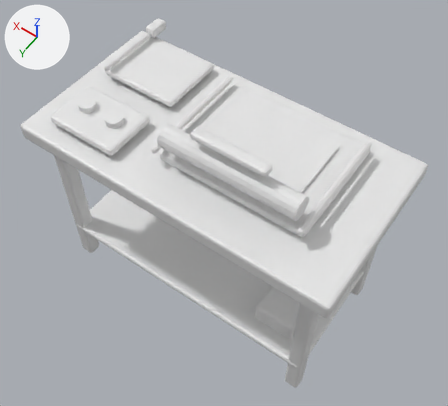
Renders of the FBX model assets/LSDStudio/Assets/Models/Bench.fbx from each side of a commit.
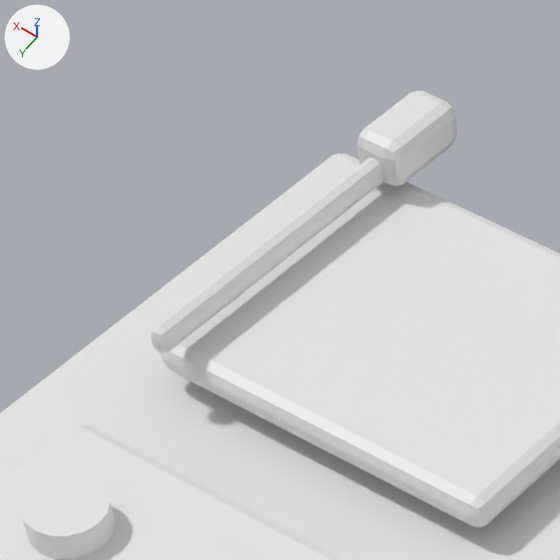
There are two pictures of each version: one whole from a 50 mm lens placed at (-0.974, 1.328, 2.624), pointed at (-0.029, 0.005, 0.545), one close up on the part from 16% to 42% of the width and 0% to 28% of the height. The lights are fixed; the arrows at upper left show +X, +Y and +Z. The last two pictures show the newer version. Where no turn or scale is listed for an object, it has been applied to the vertices.

Before the edit, the objects in view are built like this:
```python
me_cube_001 = bpy.data.meshes.new('Cube.001')
me_cube_001.from_pydata(...)  # 56 vertices, 54 faces; spans x -0.7..0.7, y -0.375..0.375, z -0.038..0.038
me_cube_001.materials.append(mat_wood)  # white #e7e7e7
me_cube_014 = bpy.data.meshes.new('Cube.014')
me_cube_014.from_pydata(...)  # 56 vertices, 54 faces; spans x -0.009..0.009, y -0.17..0.17, z -0.013..0.013
me_cube_014.materials.append(mat_steel)  # white #e7e7e7
me_cube_015 = bpy.data.meshes.new('Cube.015')
me_cube_015.from_pydata(...)  # 56 vertices, 54 faces; spans x -0.025..0.025, y -0.045..0.045, z -0.0225..0.0225
me_cube_015.materials.append(mat_accent)  # white #e7e7e7
ob_cutterarm = bpy.data.objects.new('CutterArm', me_cube_014)
ob_cutterarm.location = (0.58, -0.18, 0.959)
ob_cuttergrip = bpy.data.objects.new('CutterGrip', me_cube_015)
ob_cuttergrip.location = (0.58, -0.34, 0.966)
ob_workbenchtop = bpy.data.objects.new('WorkbenchTop', me_cube_001)
ob_workbenchtop.location = (0.0, 0.0, 0.85)
# also in view: 'CutterBase' at (0.43, -0.18, 0.919); 'CalibrationDial.001' at (0.5, 0.18, 0.953); 'PreparationTray' at (0.43, 0.19, 0.923)
```
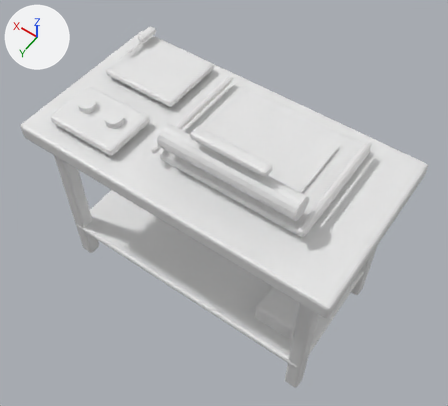
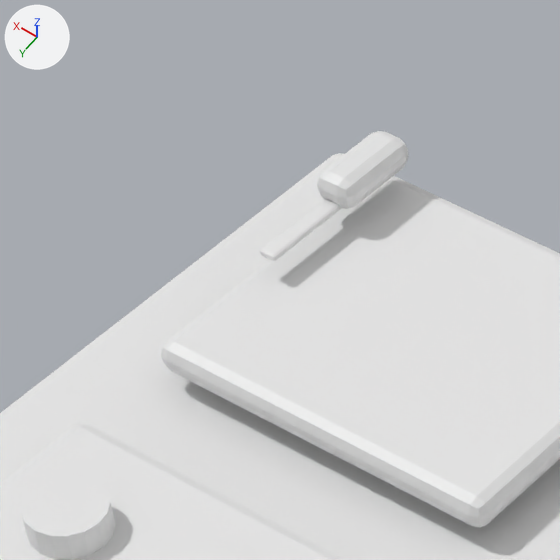
Pixel boxes (x1, y1, x2, y2) of what changed, in the close-ups (560 x 560 px; the box of a moved part takes in the faces that stretch with it):
'CutterGrip', reshaped, moved (8% narrower, 18% shorter)
    before: (357, 91, 457, 186)
    after: (317, 131, 409, 209)
'CutterArm', reshaped, moved (65% narrower, 68% shorter)
    before: (151, 158, 384, 353)
    after: (260, 199, 341, 261)
part 2 of me_cube_015, moved or reshaped
    before: (357, 91, 423, 148)
    after: (318, 131, 385, 189)
part 3 of me_cube_015, moved or reshaped (mostly hidden)
    before: (357, 143, 364, 164)
    after: (317, 184, 325, 199)
part 4 of me_cube_015, moved or reshaped
    before: (362, 91, 454, 160)
    after: (322, 132, 407, 197)
part 5 of me_cube_015, moved or reshaped
    before: (362, 115, 457, 186)
    after: (322, 151, 409, 209)

What the commit changed:
me_cube_014 is used by ob_cutterarm; location (0.58, -0.18, 0.959).
me_cube_014 had 56 vertices, 54 faces and spanned x -0.009..0.009, y -0.17..0.17, z -0.013..0.013.
me_cube_014 now has 56 vertices, 54 faces and spans x -0.009..0.009, y -0.05..0.05, z -0.003..0.003.
me_cube_014 part 1: 56 of 56 vertices moved; they spanned x -0.009..0.009, y -0.17..0.17, z -0.013..0.013 and now span x -0.009..0.009, y -0.05..0.05, z -0.003..0.003; mean shift (0.0, 0.0, 0.0).
me_cube_015 is used by ob_cuttergrip; location (0.58, -0.34, 0.966).
me_cube_015 had 56 vertices, 54 faces and spanned x -0.025..0.025, y -0.045..0.045, z -0.0225..0.0225.
me_cube_015 now has 56 vertices, 54 faces and spans x -0.02..0.02, y -0.045..0.045, z -0.015..0.015.
me_cube_015 part 2: all 14 vertices in x 0.013..0.025, y -0.045..0.045, z 0.0105..0.0225 are moved by (-0.005, 0.0, -0.0075).
me_cube_015 part 3: all 14 vertices in x 0.013..0.025, y -0.045..0.045, z -0.0225..-0.0105 are moved by (-0.005, 0.0, 0.0075).
me_cube_015 part 4: all 14 vertices in x -0.025..-0.013, y -0.045..0.045, z 0.0105..0.0225 are moved by (0.005, 0.0, -0.0075).
me_cube_015 part 5: all 14 vertices in x -0.025..-0.013, y -0.045..0.045, z -0.0225..-0.0105 are moved by (0.005, 0.0, 0.0075).
Object 'CutterArm' (ob_cutterarm) moves from (0.58, -0.18, 0.959) to (0.58, -0.2, 0.959).
Object 'CutterGrip' (ob_cuttergrip) moves from (0.58, -0.34, 0.966) to (0.58, -0.28, 0.969).
